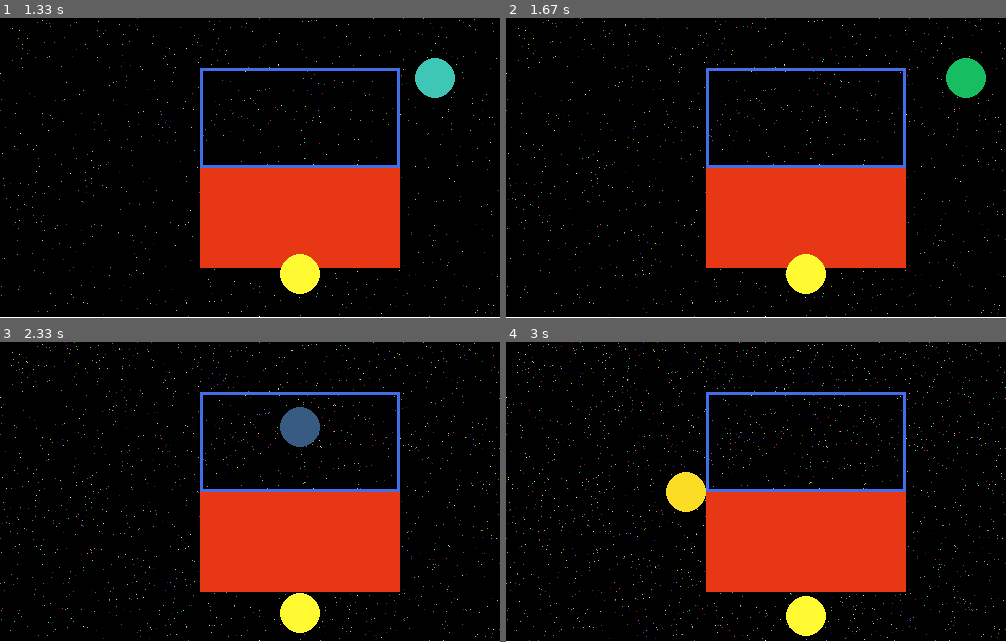
Above: before the commit, frames 1-4 (two rows, left to right).
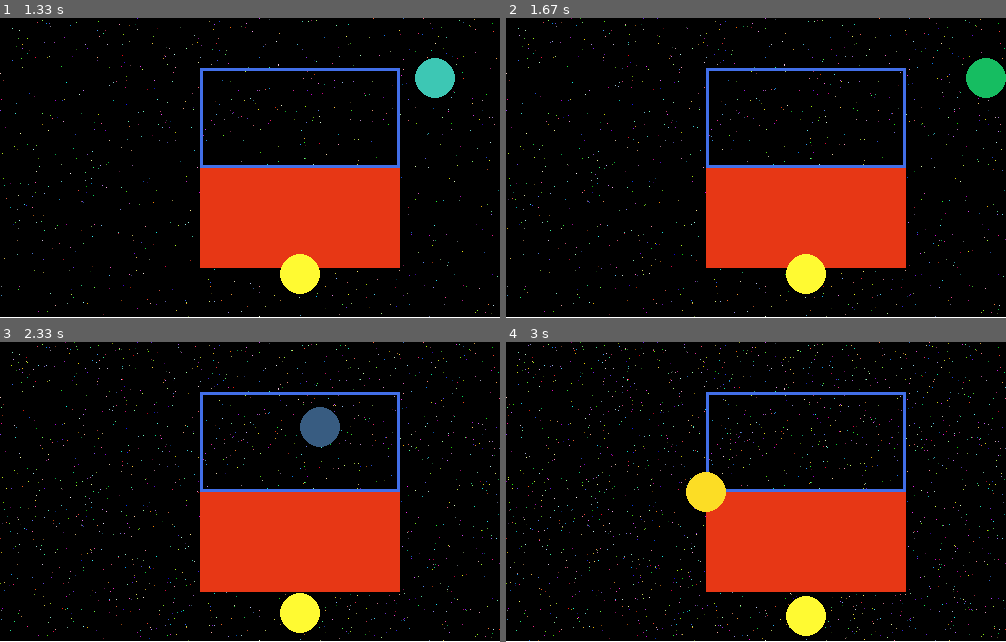
Above: after the commit, the same moments.

Repository: moeg100/randomCode
Game: pygame game, started from pyGameBasic.py
Same seed, same stepped clock (60 frames per second), same inputs: the game is played once before the commit and once after it.
Inputs:
- Up to frame 1 (1.33 s): hold D 0.33-0.8 s; hold W 0.83-1.13 s; tap Space at 0.9, 1.23 s; hold D from 1.17 s (still down)
- Up to frame 2 (1.67 s): tap Space at 1.53 s; release D at 1.63 s
- Up to frame 3 (2.33 s): hold A 1.67-2.2 s; tap Space at 1.73, 2.03, 2.3 s; hold S from 2.23 s (still down)
- Up to frame 4 (3 s): release S at 2.53 s; hold A 2.57-2.97 s; tap Space at 2.63, 2.93 s

Frame 1 is identical in both runs. In frame 2, 1.0% of the frame differs, in the area x 88-100%, y 13-27%; in frame 3, 1.0%; in frame 4, 1.0%.

Commit message:
Fix ball position constraints in pyGameBasic.py
Updated ball position constraints to use BALL_RADIUS.

Diff:
--- a/pyGameBasic.py
+++ b/pyGameBasic.py
@@ -105,8 +105,9 @@
 
     angle = (mth.atan2(ball_two.y-ball_one.y, ball_two.x-ball_one.x))
     #print(angle)
-    # #print(distanceToMove)
-    #ball_two.x += mth.cos
+
+
+
     """
     if distance <= (BALL_RADIUS*2)**2:
         print("COLLISION") #detecting collision
@@ -154,8 +155,8 @@
     	ball_two.x = 250
     	ball_two.y = 250
 
-    ball_one.x = max(BALL_RADIUS, min(SCREEN_WIDTH - 40, ball_one.x))
-    ball_one.y = max(BALL_RADIUS, min(SCREEN_HEIGHT - 40, ball_one.y))
+    ball_one.x = max(BALL_RADIUS, min(SCREEN_WIDTH - BALL_RADIUS, ball_one.x))
+    ball_one.y = max(BALL_RADIUS, min(SCREEN_HEIGHT - BALL_RADIUS, ball_one.y))
 
     if target_rect.collidepoint(ball_one):
         print("Something is colliding.")
